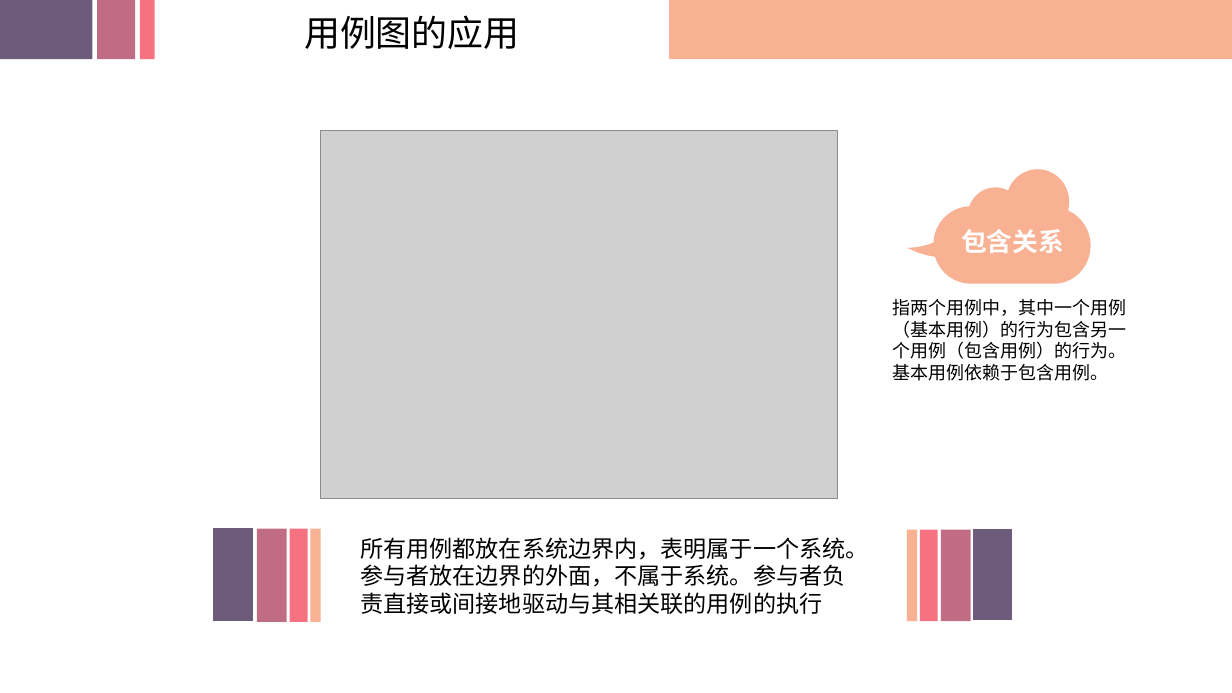
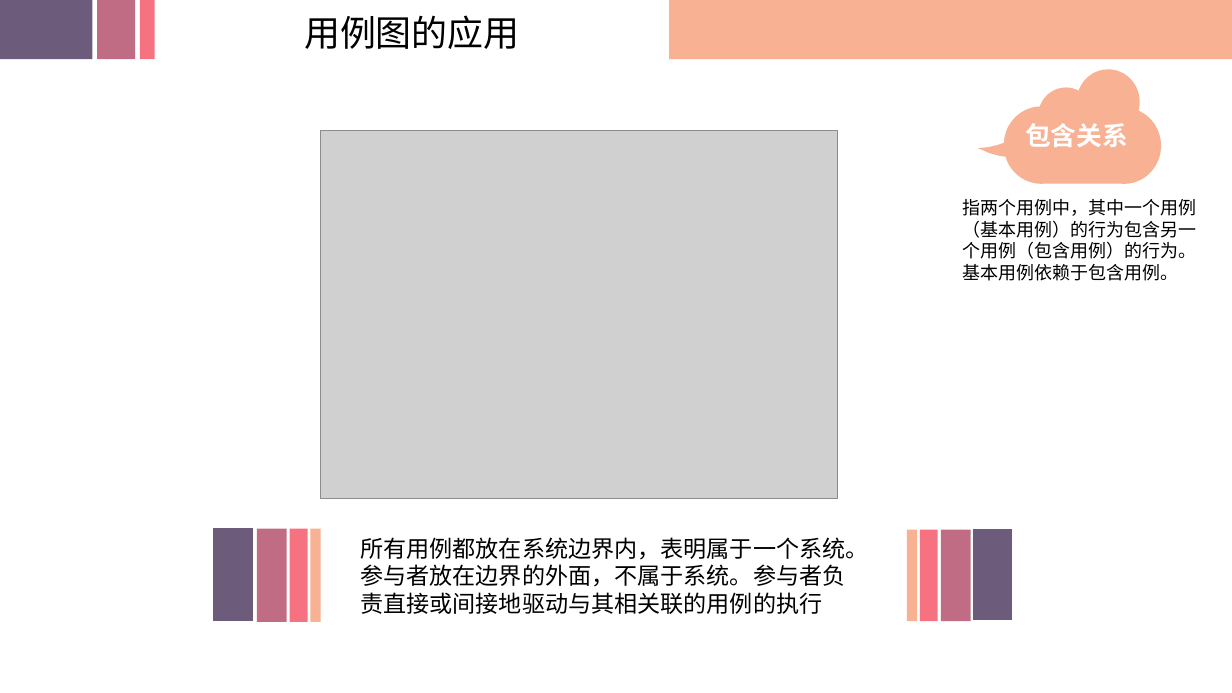
Before and after one commit to SRA2021-G04/project, a slide deck: slide 10 of 非受控文件/翻转课堂/SRA2021-G04-翻转课堂06.pptx (slide 6 before the commit). Drawn at 1232x693 pixels with LibreOffice and Linux fonts; fonts in the diff are those of the drawing; grey boxes stand for pictures; background and template pictures are left out. Boxes give left, top, right and bottom in pixels: in the first picture for what was removed or moved away, otherwise in the second. Text is boxed around its words. In the diff, an @@ line names an element or a change of style, - is before the commit and + after.

```diff
--- a/非受控文件/翻转课堂/SRA2021-G04-翻转课堂06.pptx
+++ b/非受控文件/翻转课堂/SRA2021-G04-翻转课堂06.pptx
@@ freeform shape moved from (x1=907, y1=170, x2=1091, y2=284) to (x1=977, y1=70, x2=1161, y2=184) @@
@@ text "包含关系" moved from (x1=961, y1=229, x2=1064, y2=253) to (x1=1025, y1=123, x2=1128, y2=147) @@
@@ text "包含关系" at (x1=1025, y1=123, x2=1128, y2=147): alignment centre to left @@
@@ text "指两个用例中，其中一个用例（基本用例）的行为包含另一个用例（包含用例）的行为。基本用例依赖于包含用例。" moved from (x1=892, y1=299, x2=1126, y2=381) to (x1=963, y1=199, x2=1197, y2=281) @@
```
Also in this commit, not shown: 21 other slides changed, 4 slides added.
